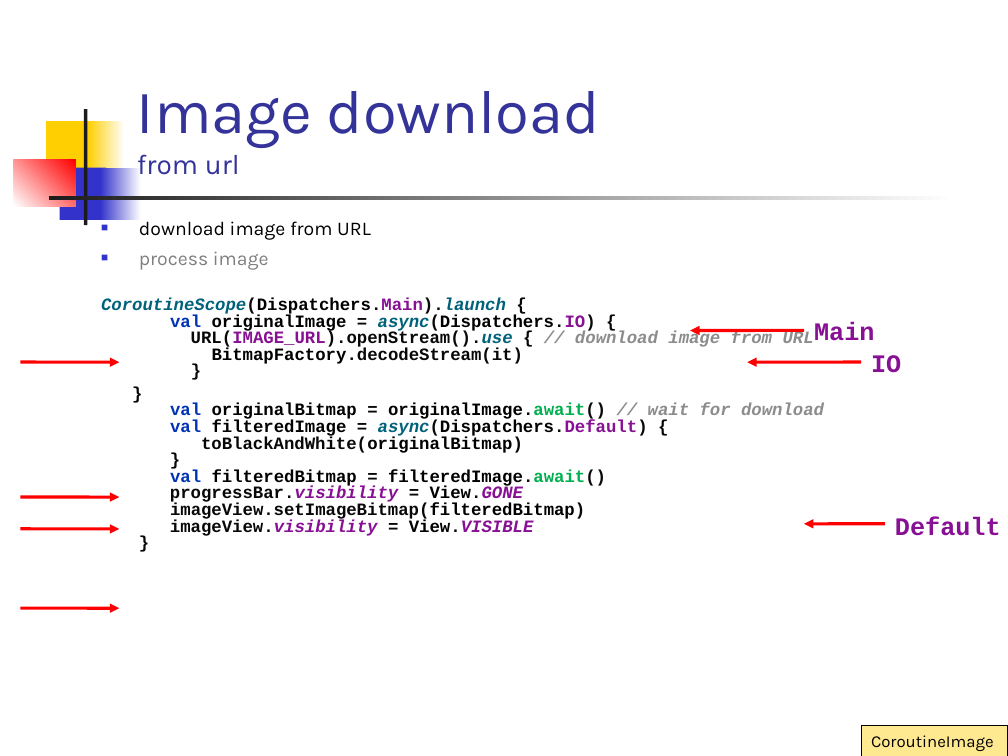
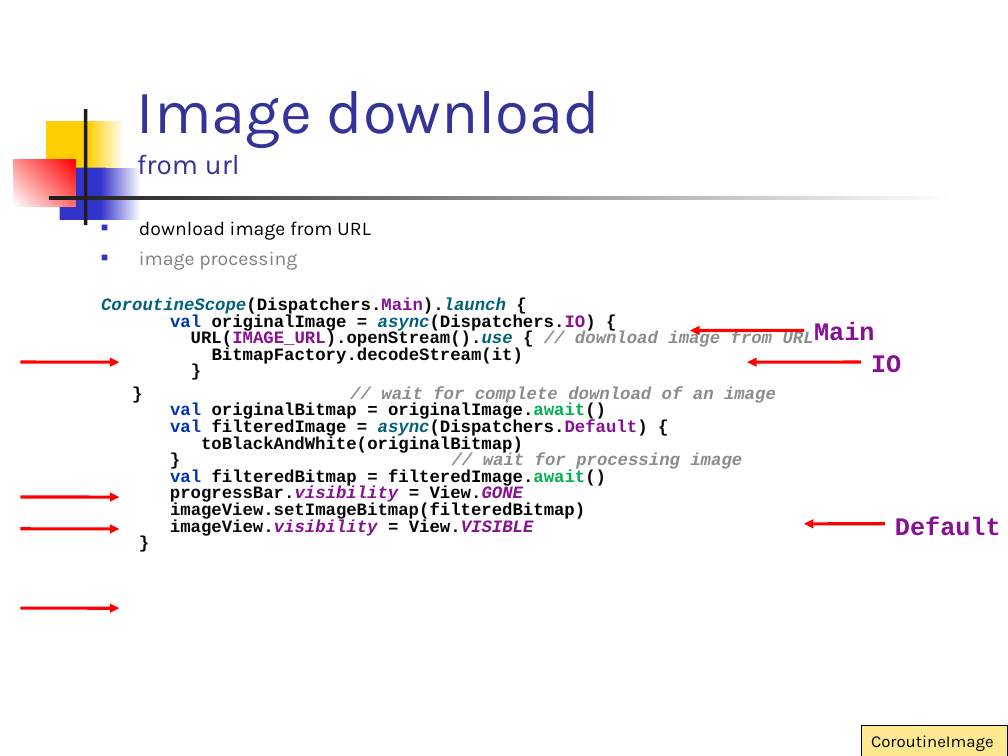
Before and after one commit to vmandro/Prednasky, a slide deck: slide 32 of 10/10_Android.ppt (slide 28 before the commit). Drawn at 1008x756 pixels with LibreOffice and Linux fonts; fonts in the diff are those of the drawing. Boxes give left, top, right and bottom in pixels: in the first picture for what was removed or moved away, otherwise in the second. Text is boxed around its words. In the diff, an @@ line names an element or a change of style, - is before the commit and + after.

```diff
--- a/10/10_Android.ppt
+++ b/10/10_Android.ppt
@@ text at (x1=139, y1=251, x2=297, y2=270): text changed @@
-■ process image
+■ image processing
@@ text at (x1=170, y1=387, x2=776, y2=536): text changed @@
-}
-val originalBitmap = originalImage.await() // wait for download
-val filteredImage = async(Dispatchers.Default) {
-toBlackAndWhite(originalBitmap)
-}
-val filteredBitmap = filteredImage.await()
-progressBar.visibility = View.GONE
-imageView.setImageBitmap(filteredBitmap)
-imageView.visibility = View.VISIBLE
-}
+} // wait for complete download of an image
+val originalBitmap = originalImage.await()
+val filteredImage = async(Dispatchers.Default) {
+toBlackAndWhite(originalBitmap)
+} // wait for processing image
+val filteredBitmap = filteredImage.await()
+progressBar.visibility = View.GONE
+imageView.setImageBitmap(filteredBitmap)
+imageView.visibility = View.VISIBLE
+}
```
Also in this commit, not shown: 22 other slides changed, 6 slides added, 4 other files.
